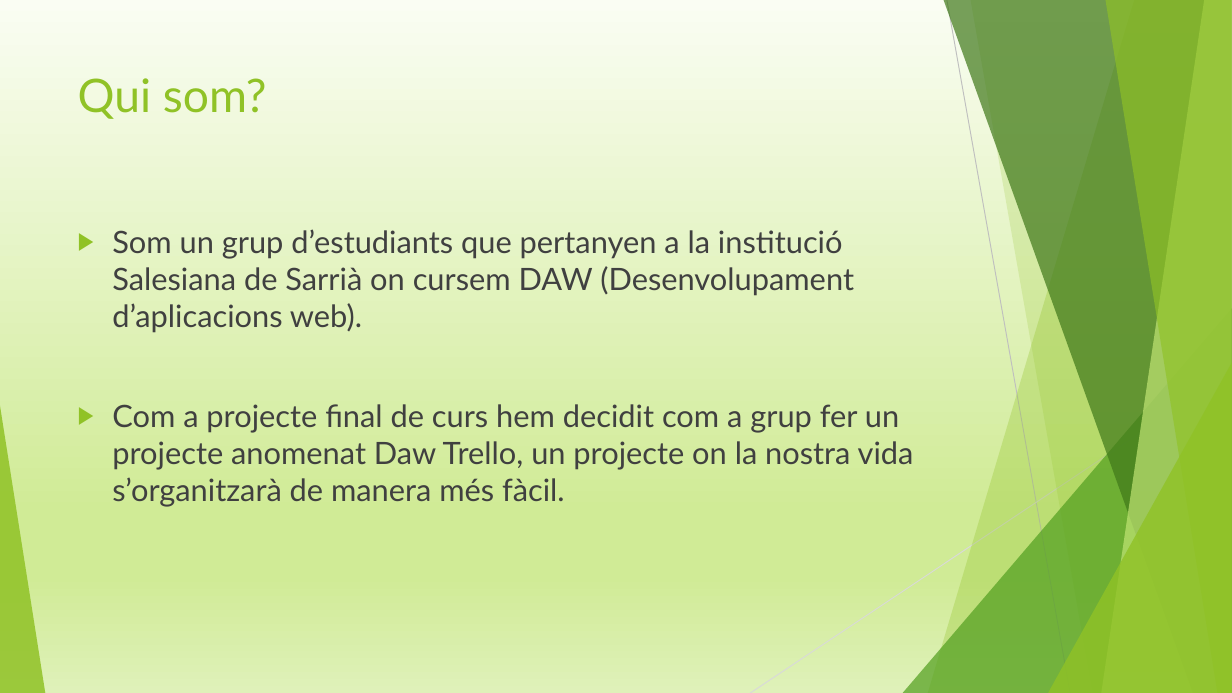
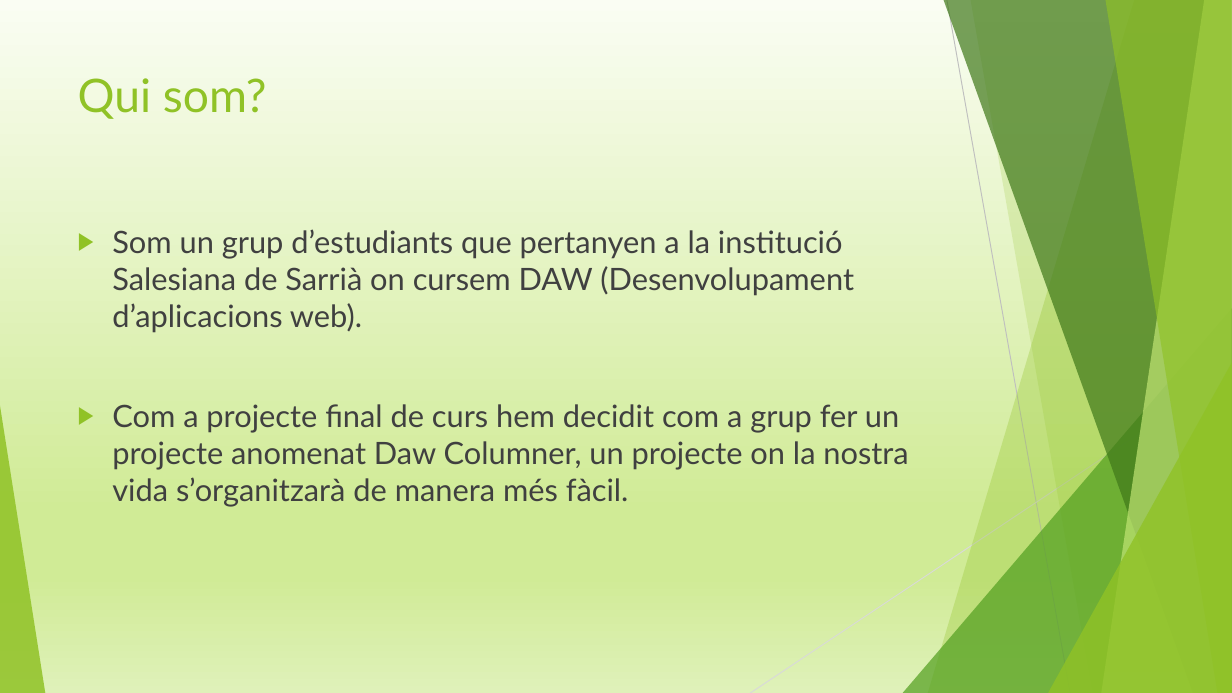
Before and after one commit to grup4salesians/columnero, a slide deck: slide 2 of Presentació dawsharing grup4.pptx. Drawn at 1232x693 pixels with LibreOffice and Linux fonts; fonts in the diff are those of the drawing. Boxes give left, top, right and bottom in pixels: in the first picture for what was removed or moved away, otherwise in the second. Text is boxed around its words. In the diff, an @@ line names an element or a change of style, - is before the commit and + after.

```diff
--- a/Presentació dawsharing grup4.pptx
+++ b/Presentació dawsharing grup4.pptx
@@ text at box(112, 404, 908, 507): text changed @@
-▶ Com a projecte final de curs hem decidit com a grup fer un projecte anomenat Daw Trello, un projecte on la nostra vida s’organitzarà de manera més fàcil.
+▶ Com a projecte final de curs hem decidit com a grup fer un projecte anomenat Daw Columner, un projecte on la nostra vida s’organitzarà de manera més fàcil.
```
Also in this commit, not shown: 1 other slide changed, 1 other file.
